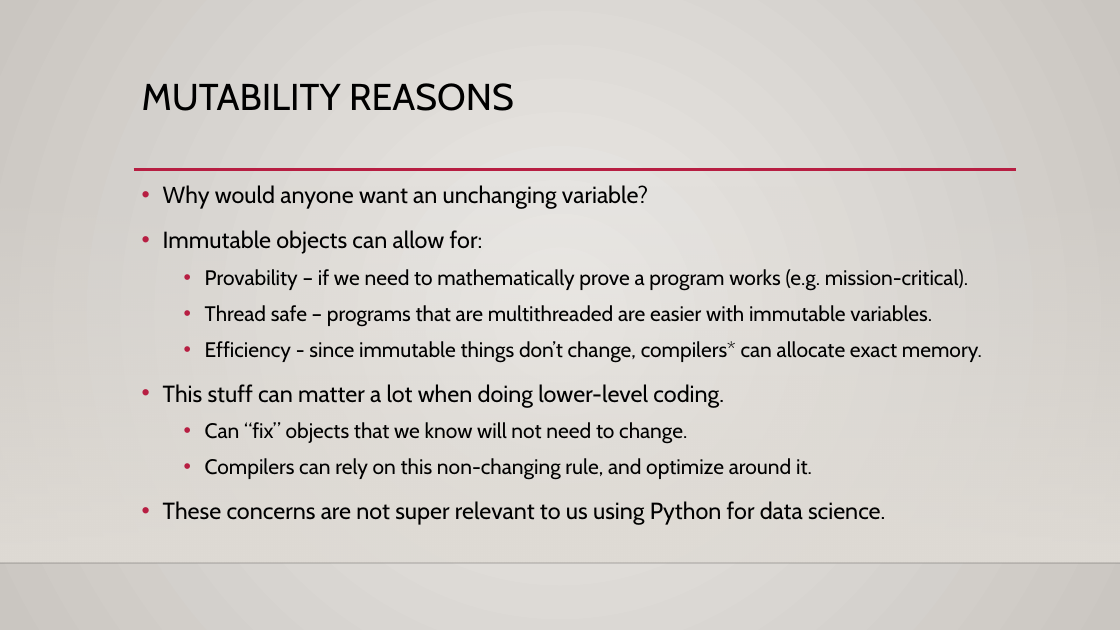
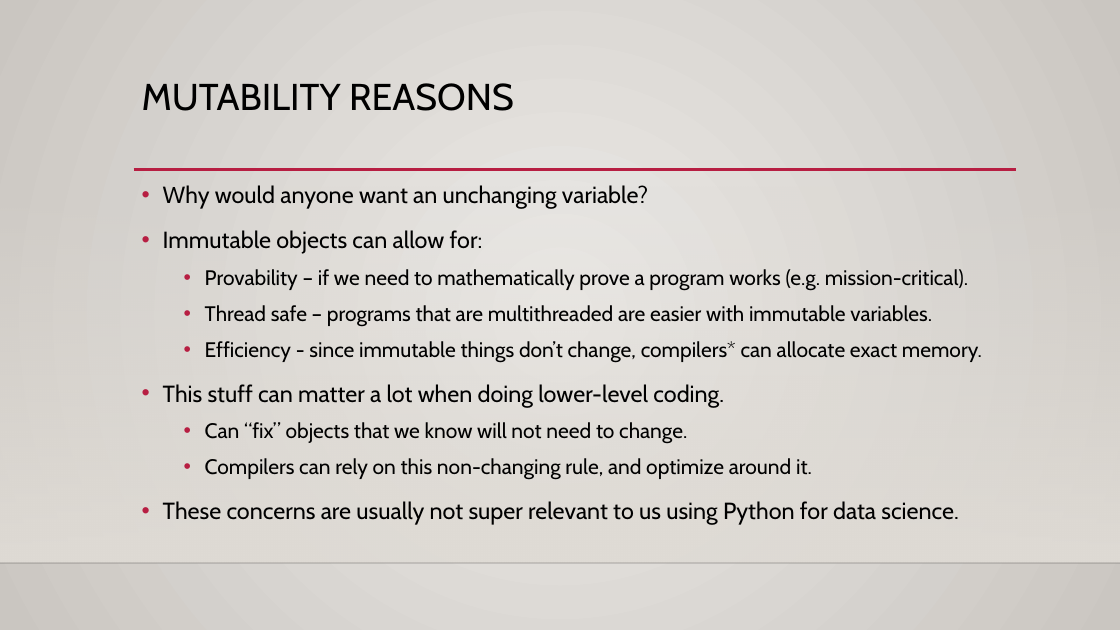
Before and after one commit to AkeemSemperDataScience/Programming_Basics_for_Machine_Learning_Students, a slide deck: slide 13 of reference_material/slides/007_other_data_structures.pptx (slide 6 before the commit). Drawn at 1120x630 pixels with LibreOffice and Linux fonts; fonts in the diff are those of the drawing; background and template pictures are left out. Boxes give left, top, right and bottom in pixels: in the first picture for what was removed or moved away, otherwise in the second. Text is boxed around its words. In the diff, an @@ line names an element or a change of style, - is before the commit and + after.

```diff
--- a/reference_material/slides/007_other_data_structures.pptx
+++ b/reference_material/slides/007_other_data_structures.pptx
@@ text at [163,501,958,525]: text changed @@
-• These concerns are not super relevant to us using Python for data science.
+• These concerns are usually not super relevant to us using Python for data science.
```
Also in this commit, not shown: 7 other slides changed, 13 slides added, 1 slide removed, 5 other files.
